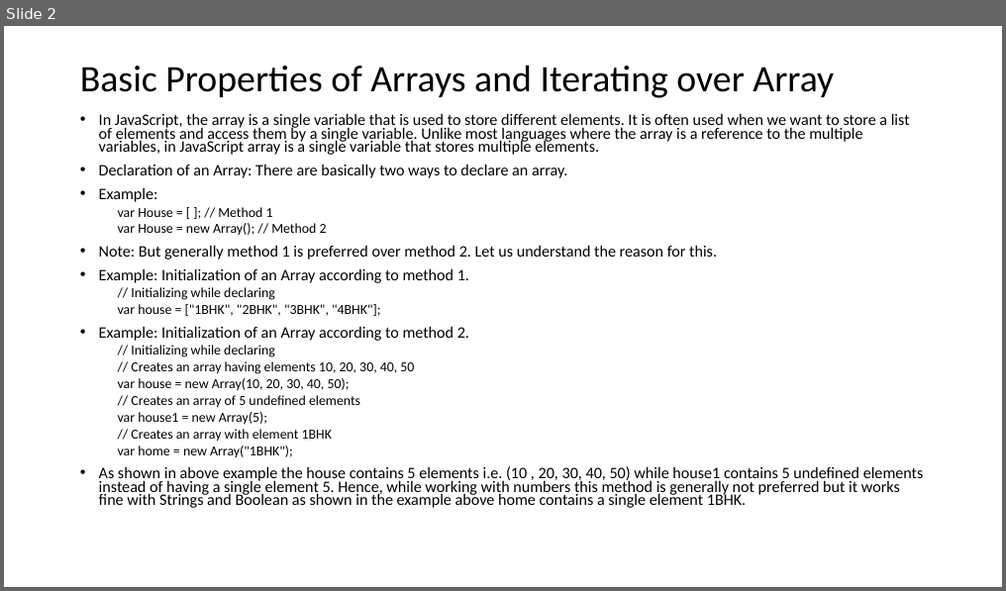
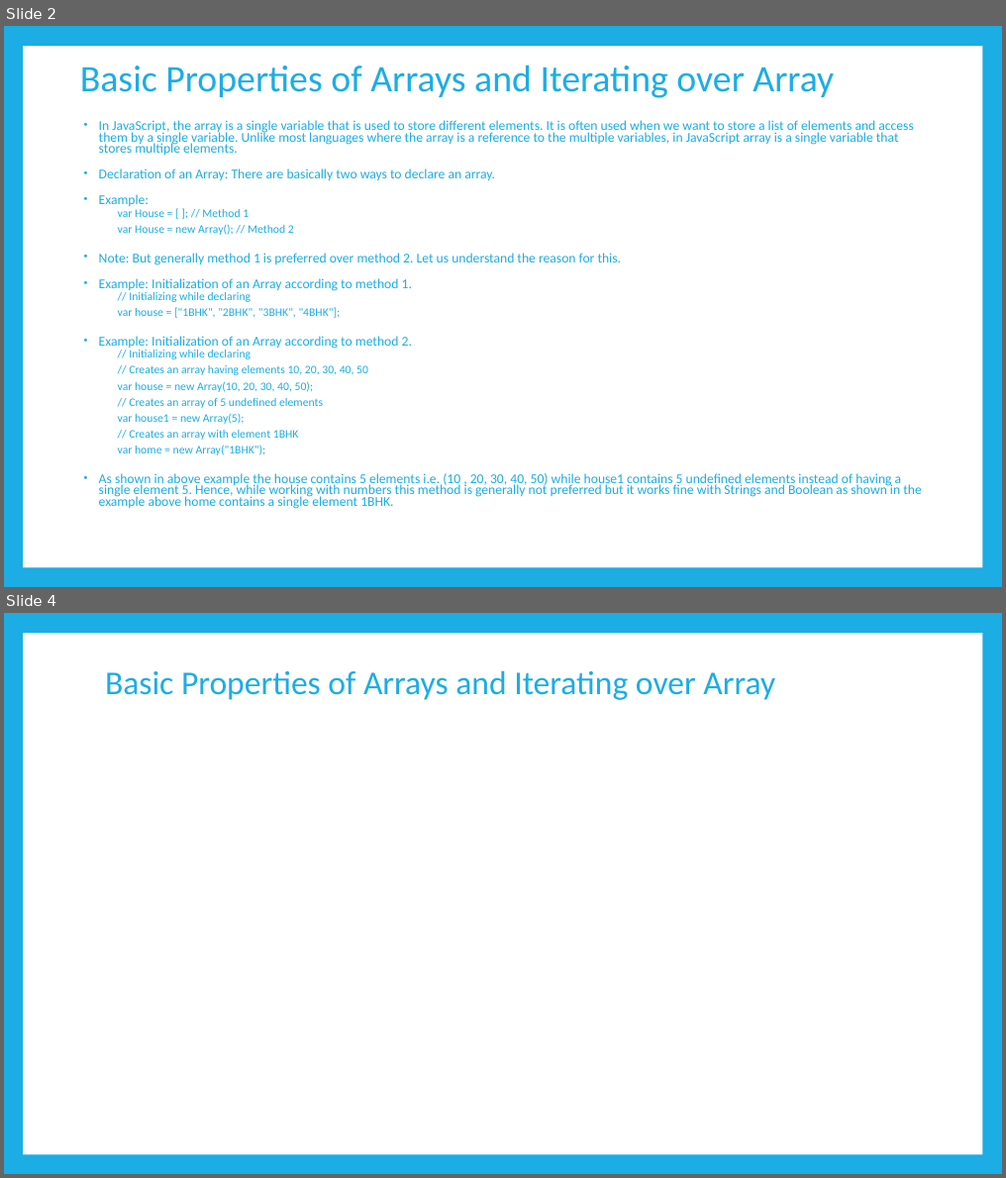
Before and after one commit to PramodJana/JavaScript, a slide deck: GFG JS Course Curriculam/Articles/005 Arrays.pptx. Shown one above the other, each under a label of ours: slide 2 before the commit, slides 2 and 4 after it; the slides between them are not shown. The pictures are 1006x591 and 1006x1178 pixels, drawn with LibreOffice and Linux fonts; fonts in the diff are those of the drawing. Boxes give left, top, right and bottom in pixels: in the first picture for what was removed or moved away, otherwise in the second. Text is boxed around its words. In the diff, an @@ line names an element or a change of style, - is before the commit and + after.

```diff
--- a/GFG JS Course Curriculam/Articles/005 Arrays.pptx
+++ b/GFG JS Course Curriculam/Articles/005 Arrays.pptx
@@ slide 4 added at (4, 613, 1002, 1174), background #1CADE4; not listed: 1 template element that a slide beside it also shows @@
@@ title added at (105, 670, 775, 700), 32 pt, text #1CADE4 @@
+Basic Properties of Arrays and Iterating over Array
@@ slide 2 changed as well @@
@@ background #FFFFFF to #1CADE4 @@
@@ rectangle added at (23, 46, 982, 568), fill #FFFFFF @@
@@ title "Basic Properties of Arrays and ..." at (80, 65, 834, 98): text colour #000000 to #1CADE4 @@
@@ text "In JavaScript, the array is ...": place and size @@
-text "In JavaScript, the array is ..." at (99, 113, 924, 508)
+text "In JavaScript, the array is ..." at (99, 120, 922, 509)
@@ text "In JavaScript, the array is ..." at (99, 120, 922, 509): size 15.4 to 12.9 pt in "In JavaScript, the array is a single ...", "Declaration of an Array: There are basically ...", "Example:", "Note: But generally method 1 is preferred ..." and 3 more places; text colour #000000 to #1CADE4; size 13.2 to 11.1 pt in "var House = [ ]; // Method ...", "var House = new Array(); // Method ...", "// Initializing while declaring", "var house = ["1BHK", "2BHK", "3BHK", "4BHK"];" and 7 more places; indent changed; more space between paragraphs @@
```
Also in this commit, not shown: 2 other slides changed, 17 other slides added, 18 slides removed, 8 other files.
